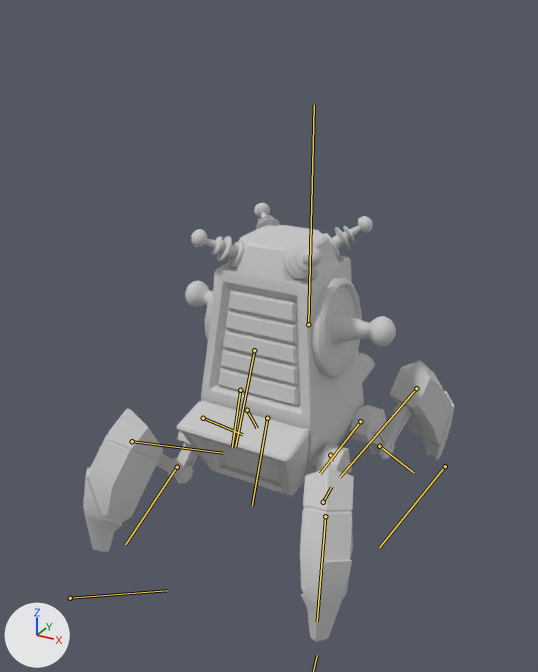
The FBX model resource/ani/캐릭터/MS04_EMP/MS04_Release_002.FBX, before and after one commit.
Before and after are seen from a camera (50 mm lens) standing at (1.34, -2.54, 2.08) and looking at (-0.03, -0.05, 0.84). Lighting does not change. The marker at lower left points along +X, +Y and +Z. The bones that bend it are drawn over the model as lines.

In view in the first picture: 'EMP_model_light_Emission', 'EMP_modeling'.
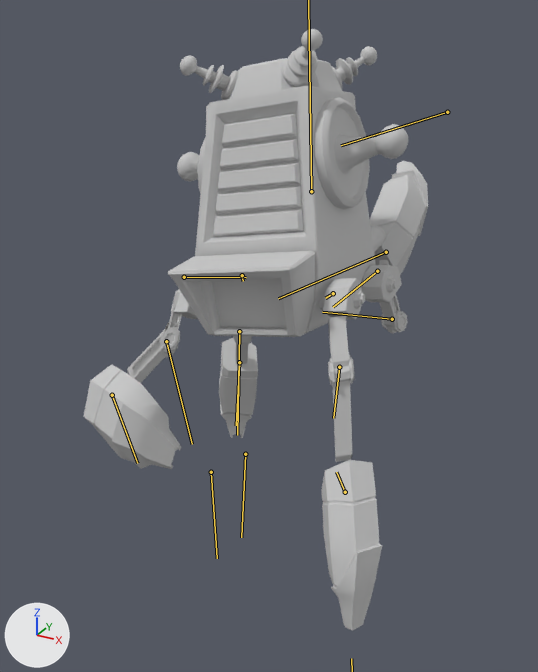
The newer file adds an action. The first version stands in its rest pose; the second is drawn at frame 39 of the action 'EMP_Machine5_Release'.

Pixel boxes (x1, y1, x2, y2) of what changed, in the pictures (538 x 672 px):
'EMP_modeling', posed (8% narrower, 37% taller): before (83, 203, 455, 642); after (84, 29, 428, 630)
'EMP_model_light_Emission', posed (11% wider, 36% shorter): before (218, 290, 299, 483); after (213, 114, 303, 237)
'EMP_Penal', now drawn: after (212, 279, 286, 328)
bone 'EMP_Leg01', root to tip: before (330, 455) to (331, 461); after (333, 293) to (325, 298)
bone 'Bone003', root to tip: before (325, 516) to (317, 621); after (339, 367) to (333, 418)
bone 'Bone004', root to tip: before (323, 502) to (331, 487); after (345, 492) to (336, 472)
bone 'EMP_Leg02', root to tip: before (203, 418) to (242, 434); after (184, 277) to (246, 277)
bone 'Bone007', root to tip: before (177, 467) to (125, 544); after (166, 341) to (192, 444)
bone 'Bone008', root to tip: before (132, 441) to (223, 453); after (112, 395) to (137, 463)
bone 'EMP_Leg04', root to tip: before (240, 390) to (232, 448); after (242, 275) to (243, 281)
bone 'Bone015', root to tip: before (247, 410) to (257, 428); after (239, 331) to (237, 435)
bone 'Bone017', root to tip: before (254, 350) to (235, 446); after (239, 362) to (236, 425)
bone 'EMP_Leg03', root to tip: before (360, 421) to (320, 473); after (377, 271) to (333, 307)
bone 'Bone011', root to tip: before (379, 446) to (413, 472); after (392, 319) to (322, 312)
bone 'Bone012', root to tip: before (416, 388) to (340, 477); after (386, 252) to (278, 298)

The change in detail:
Object 'EMP_ALL_Body' (bone_rig_object) moves from (0.0, 0.0, 0.0) to (0.0, 0.0, 50.304).
Object 'EMP_ALL_Body' (bone_rig_object) turns from (0, 0, 0) to (-1, 0, 0) degrees about its own x, y and z.
Bone 'EMP_Body' (bone_emp_body) moves from (0.0, 0.0, 0.0) to (0.0, -20.0, 0.0).
Bone 'EMP_Body' (bone_emp_body) turns from (0, 0, 0) to (7, 0, 4) degrees about its own x, y and z.
Bone 'EMP_Body' (bone_emp_body) is rescaled from (1.0, 1.0, 1.0) to (1.0, 1.0, 1.01).
Bone 'EMP_Leg01' (bone_emp_leg01) moves from (0.0, 0.0, 0.0) to (2.8, -5.7, -2.4).
Bone 'EMP_Leg01' (bone_emp_leg01) turns from (0, 0, 0) to (-9, -6, 19) degrees about its own x, y and z.
Bone 'Bone003' (bone_bone003) turns from (0, 0, 0) to (0, 0, 98) degrees about its own x, y and z.
Bone 'Bone004' (bone_bone004) moves from (0.0, 0.0, 0.0) to (-1.2, -4.1, 0.0).
Bone 'Bone004' (bone_bone004) turns from (0, 0, 0) to (2, 0, -107) degrees about its own x, y and z.
Bone 'EMP_Leg02' (bone_emp_leg02) moves from (0.0, 0.0, 0.0) to (2.8, -5.8, -2.1).
Bone 'EMP_Leg02' (bone_emp_leg02) turns from (0, 0, 0) to (-16, -8, 33) degrees about its own x, y and z.
Bone 'Bone007' (bone_bone007) turns from (0, 0, 0) to (0, 0, 50) degrees about its own x, y and z.
Bone 'Bone008' (bone_bone008) moves from (0.0, 0.0, 0.0) to (-1.2, -4.1, 0.0).
Bone 'Bone008' (bone_bone008) turns from (0, 0, 0) to (1, -1, -71) degrees about its own x, y and z.
Bone 'EMP_Leg04' (bone_emp_leg04) moves from (0.0, 0.0, 0.0) to (-0.8, -2.4, -0.5).
Bone 'EMP_Leg04' (bone_emp_leg04) turns from (0, 0, 0) to (-12, -8, 28) degrees about its own x, y and z.
Bone 'Bone015' (bone_bone015) turns from (0, 0, 0) to (0, 0, 33) degrees about its own x, y and z.
Bone 'Bone017' (bone_bone017) moves from (0.0, 0.0, 0.0) to (-1.1, -3.8, 0.0).
Bone 'Bone017' (bone_bone017) turns from (0, 0, 0) to (1, -1, -53) degrees about its own x, y and z.
Bone 'EMP_Leg03' (bone_emp_leg03) moves from (0.0, 0.0, 0.0) to (-0.8, -2.4, -0.7).
Bone 'EMP_Leg03' (bone_emp_leg03) turns from (0, 0, 0) to (-4, -5, 10) degrees about its own x, y and z.
Bone 'Bone011' (bone_bone011) turns from (0, 0, 0) to (0, 0, 98) degrees about its own x, y and z.
Bone 'Bone012' (bone_bone012) moves from (0.0, 0.0, 0.0) to (-1.1, -3.8, 0.0).
Bone 'Bone012' (bone_bone012) turns from (0, 0, 0) to (2, 0, -106) degrees about its own x, y and z.
